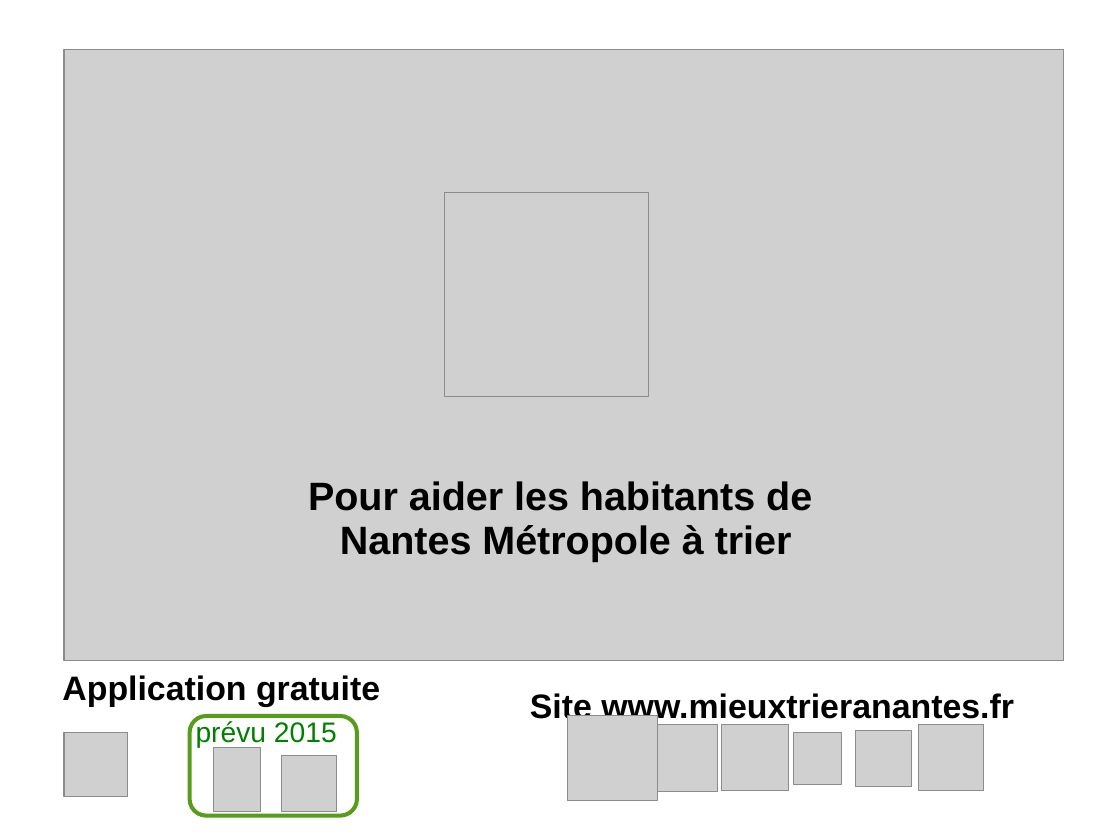
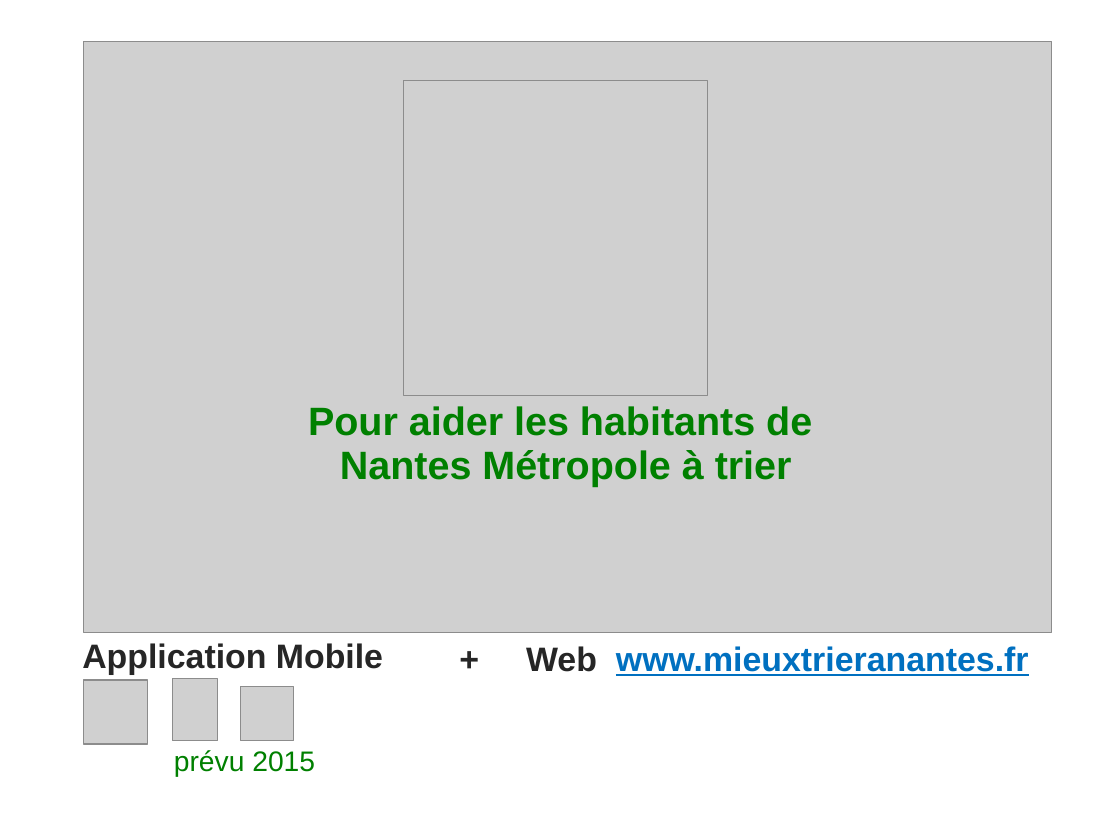
Before and after one commit to vivreanantes/VivreANantes_Complements, a slide deck: slide 1 of doc/Presentation_Mieux_Trier_A_Nantes.ppt. Drawn at 1120x840 pixels with LibreOffice and Linux fonts; fonts in the diff are those of the drawing; grey boxes stand for pictures. Boxes give left, top, right and bottom in pixels: in the first picture for what was removed or moved away, otherwise in the second. Text is boxed around its words. In the diff, an @@ line names an element or a change of style, - is before the commit and + after.

```diff
--- a/doc/Presentation_Mieux_Trier_A_Nantes.ppt
+++ b/doc/Presentation_Mieux_Trier_A_Nantes.ppt
@@ picture: place and size @@
-picture at [64, 49, 1064, 660]
+picture at [84, 41, 1053, 632]
@@ picture: place and size @@
-picture at [444, 192, 648, 396]
+picture at [405, 80, 708, 395]
@@ text "Pour aider les habitants de": place and size @@
-text "Pour aider les habitants de" at [308, 481, 812, 562]
+text "Pour aider les habitants de" at [308, 406, 812, 487]
@@ text "Pour aider les habitants de" at [308, 406, 812, 487]: text colour #000000 to #008000 @@
@@ text at [82, 643, 383, 675]: text changed; text colour #000000 to #262626 @@
-Application gratuite
+Application Mobile
@@ text at [526, 646, 1029, 676]: text changed; text colour #000000 to #0070C0 @@
-Site www.mieuxtrieranantes.fr
++ Web www.mieuxtrieranantes.fr
@@ picture: place and size @@
-picture at [64, 732, 128, 796]
+picture at [84, 680, 148, 744]
@@ picture: place and size @@
-picture at [282, 756, 337, 812]
+picture at [172, 679, 217, 741]
@@ picture: place and size @@
-picture at [213, 748, 261, 812]
+picture at [240, 687, 294, 741]
@@ rounded rectangle removed at [190, 717, 358, 816] @@
@@ picture removed at [568, 717, 659, 801] @@
@@ text "prévu 2015": place and size @@
-text "prévu 2015" at [196, 720, 337, 748]
+text "prévu 2015" at [174, 750, 315, 777]
@@ picture removed at [650, 725, 718, 792] @@
@@ picture removed at [723, 725, 789, 791] @@
@@ picture removed at [794, 733, 842, 785] @@
@@ picture removed at [856, 731, 912, 787] @@
@@ picture removed at [919, 725, 985, 791] @@
```
Also in this commit, not shown: 7 other slides changed, 1 slide added, 1 slide removed, 34 other files.
